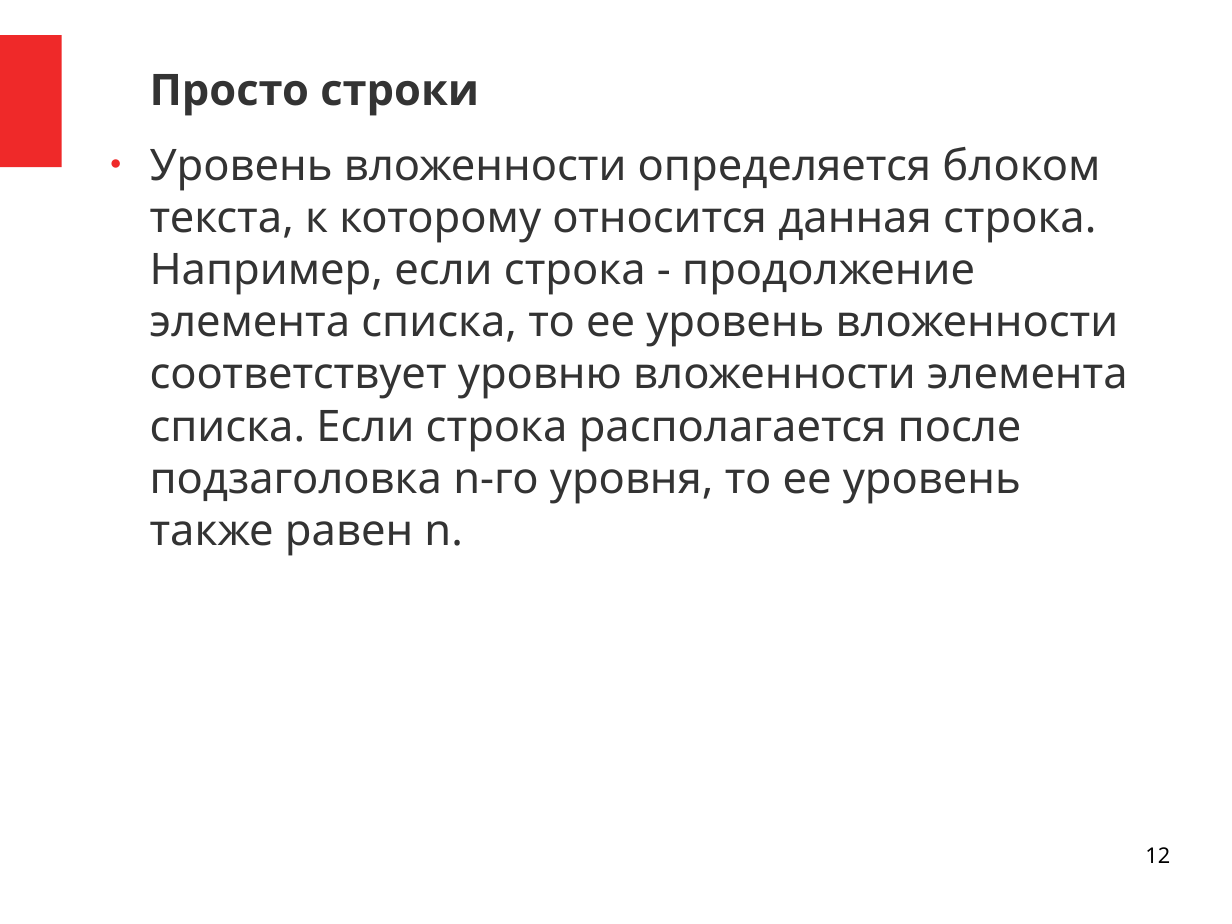
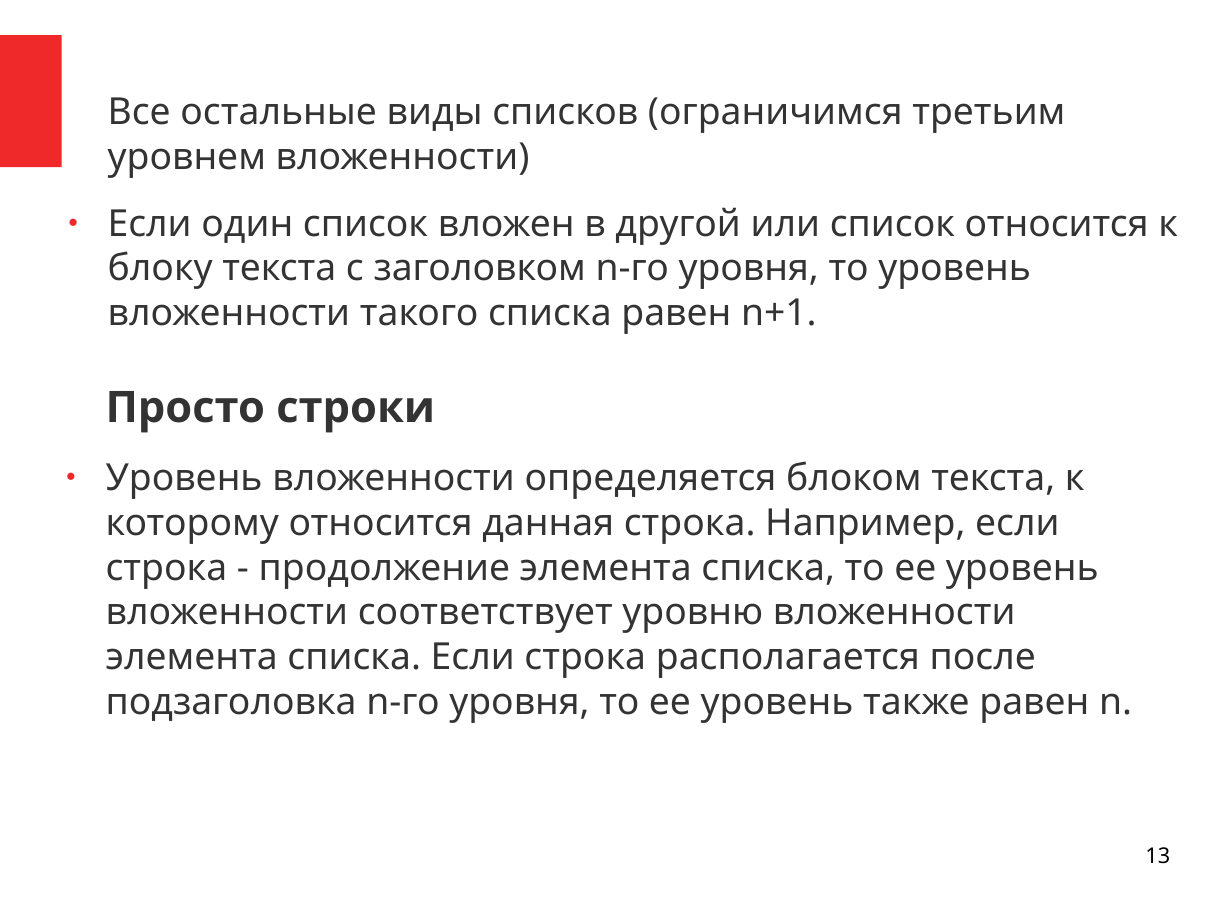
Before and after one commit to NastyBoget/document_structure_extraction, a slide deck: slide 13 of статьи/защита.odp (slide 12 before the commit). Drawn at 1232x924 pixels with LibreOffice and Linux fonts; fonts in the diff are those of the drawing. Boxes give left, top, right and bottom in pixels: in the first picture for what was removed or moved away, otherwise in the second. Text is boxed around its words. In the diff, an @@ line names an element or a change of style, - is before the commit and + after.

```diff
--- a/статьи/защита.odp
+++ b/статьи/защита.odp
@@ text added at (x1=108, y1=97, x2=1178, y2=334), 24 pt, text #333333 @@
+Все остальные виды списков (ограничимся третьим уровнем вложенности)
+● Если один список вложен в другой или список относится к блоку текста с заголовком n-го уровня, то уровень вложенности такого списка равен n+1.
@@ text "Просто строки" moved from (x1=150, y1=74, x2=1128, y2=556) to (x1=106, y1=391, x2=1132, y2=723) @@
@@ text at (x1=106, y1=461, x2=1132, y2=723): size 28 to 24 pt @@
@@ page number at (x1=1145, y1=847, x2=1170, y2=864): text changed @@
-12
+13
```
Also in this commit, not shown: 8 other slides changed, 2 slides added, 4 slides removed, 5 other files.
